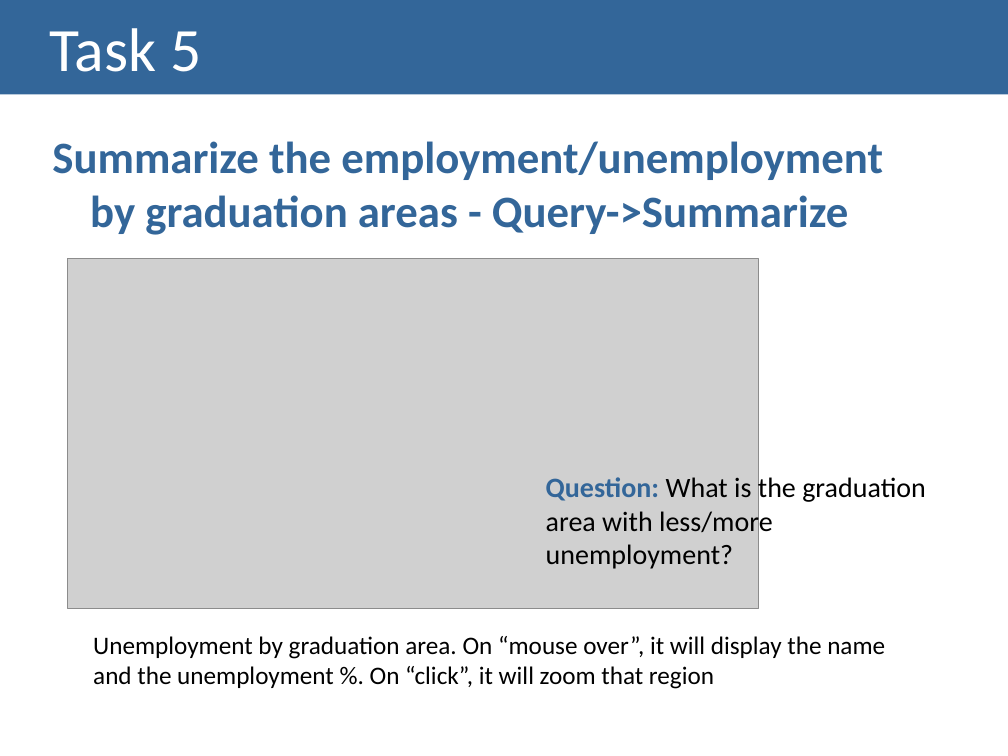
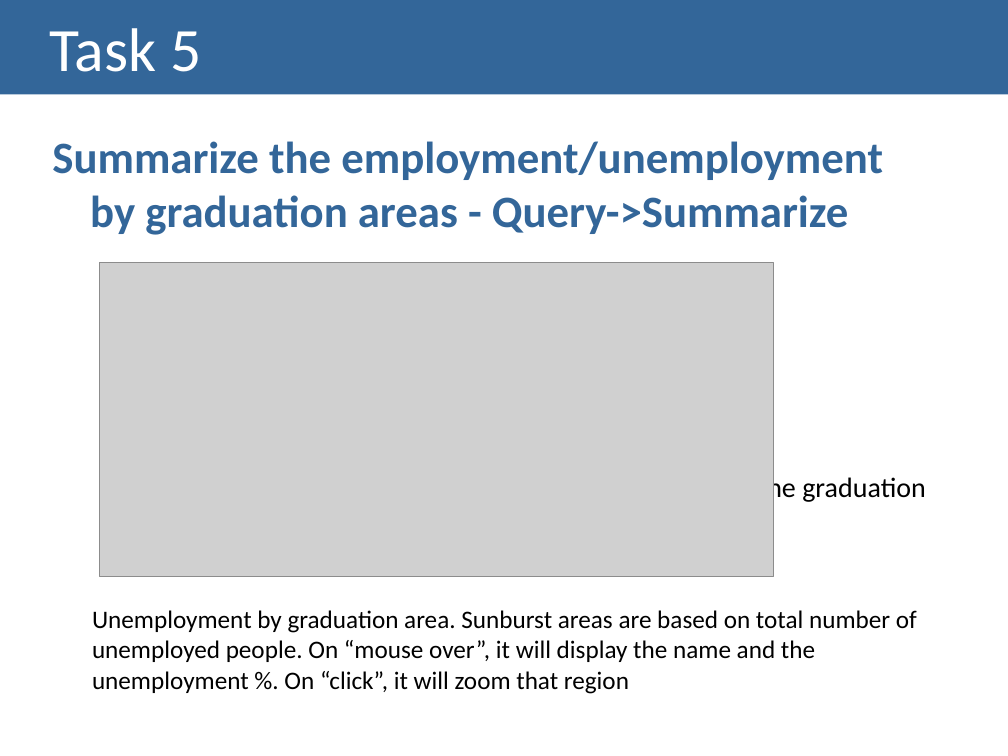
Before and after one commit to Strabox/Higher-Education-Unemployment-Portugal, a slide deck: slide 12 of III-Checkpoint/III-Checkpoint Presentation.pptx. Drawn at 1008x756 pixels with LibreOffice and Linux fonts; fonts in the diff are those of the drawing; grey boxes stand for pictures. Boxes give left, top, right and bottom in pixels: in the first picture for what was removed or moved away, otherwise in the second. Text is boxed around its words. In the diff, an @@ line names an element or a change of style, - is before the commit and + after.

```diff
--- a/III-Checkpoint/III-Checkpoint Presentation.pptx
+++ b/III-Checkpoint/III-Checkpoint Presentation.pptx
@@ picture: place and size @@
-picture at box(68, 259, 759, 608)
+picture at box(99, 263, 773, 577)
@@ text at box(92, 610, 917, 694): text changed @@
-Unemployment by graduation area. On “mouse over”, it will display the name and the unemployment %. On “click”, it will zoom that region
+Unemployment by graduation area. Sunburst areas are based on total number of unemployed people. On “mouse over”, it will display the name and the unemployment %. On “click”, it will zoom that region
```
Also in this commit, not shown: 1 other slide changed, 1 other file.
